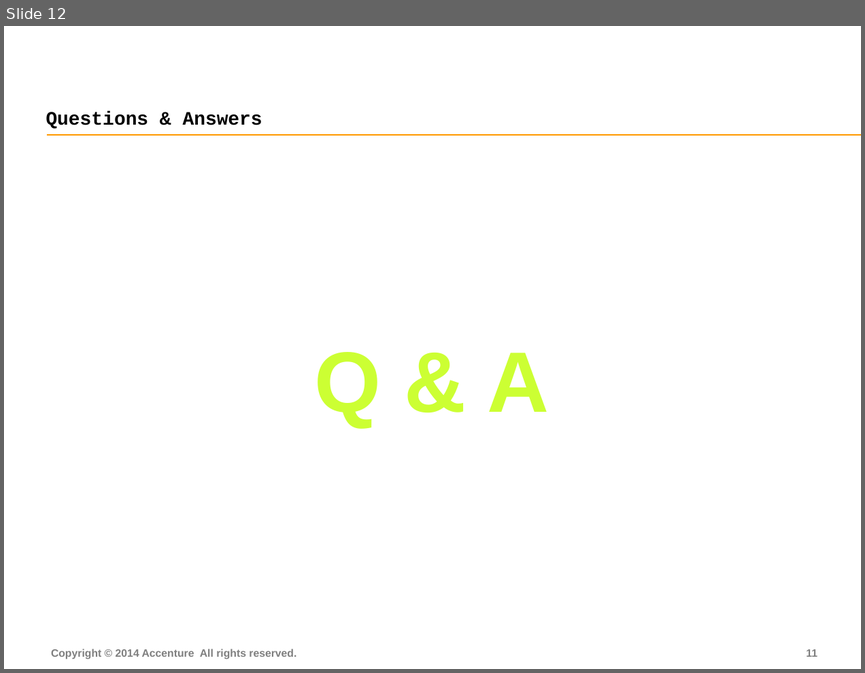
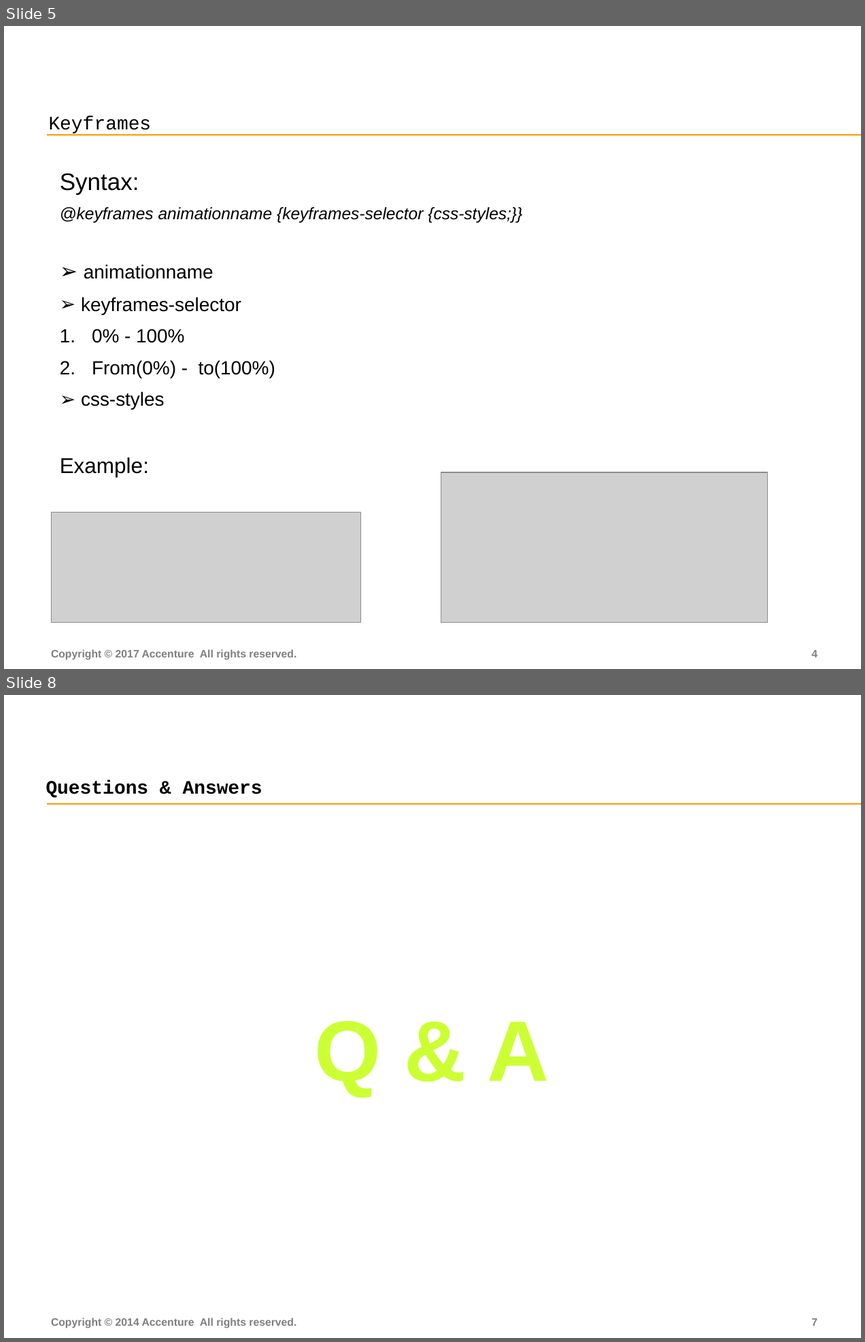
Before and after one commit to FS-Angular-Interest-Group/AngularTraining, a slide deck: PPT/10-Accenture-FS-Animation.pptx. Shown one above the other, each under a label of ours: slide 12 before the commit, slides 5 and 8 after it; the slides between them are not shown. The pictures are 865x673 and 865x1342 pixels, drawn with LibreOffice and Linux fonts; fonts in the diff are those of the drawing; grey boxes stand for pictures. Boxes give left, top, right and bottom in pixels: in the first picture for what was removed or moved away, otherwise in the second. Text is boxed around its words. In the diff, an @@ line names an element or a change of style, - is before the commit and + after.

```diff
--- a/PPT/10-Accenture-FS-Animation.pptx
+++ b/PPT/10-Accenture-FS-Animation.pptx
@@ slide 5 added at box(4, 26, 861, 669), background #FFFFFF; not listed: 1 template element that a slide beside it also shows @@
@@ text added at box(49, 116, 152, 135), 16 pt, text #000000 @@
+Keyframes
@@ table added at box(51, 151, 713, 622), 1 rows, 1 columns @@
+Syntax: / @keyframes animationname {keyframes-selector {css-styles;}} / animationname / keyframes-selector / 0% - 100% / From(0%) - to(100%) / css-styles / Example:
@@ picture added at box(441, 472, 768, 622) @@
@@ picture added at box(51, 512, 360, 622) @@
@@ text added at box(51, 649, 296, 659), 9 pt, text #7F7F7F, bold @@
+Copyright © 2017 Accenture All rights reserved.
@@ page number added at box(811, 650, 817, 657), 9 pt, text #7F7F7F, bold @@
+4
@@ what was slide 12 is now slide 8 @@
@@ page number at box(811, 1318, 817, 1325): text changed @@
-11
+7
```
Also in this commit, not shown: 3 slides changed, 3 other slides added, 8 slides removed.
